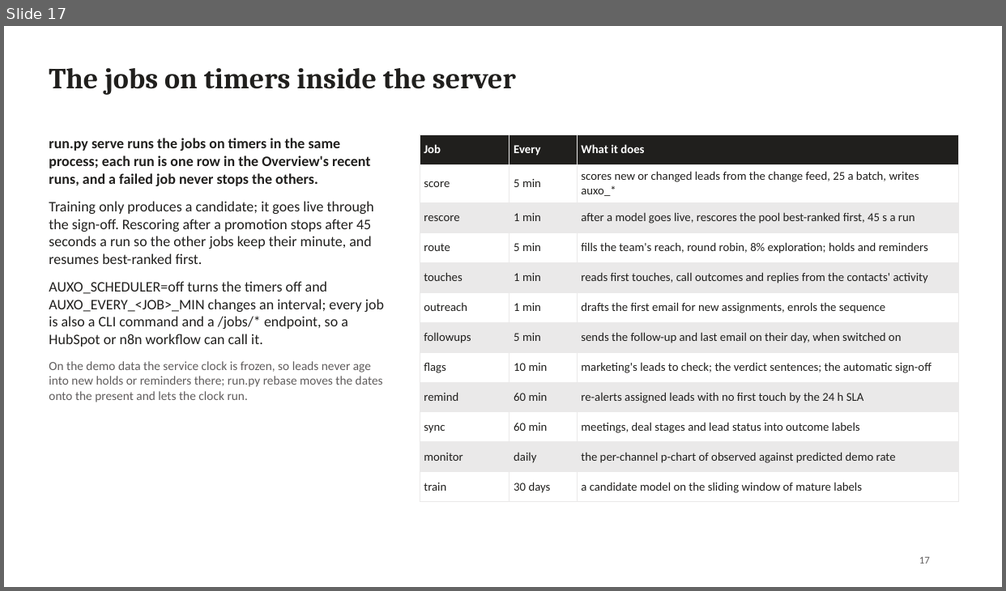
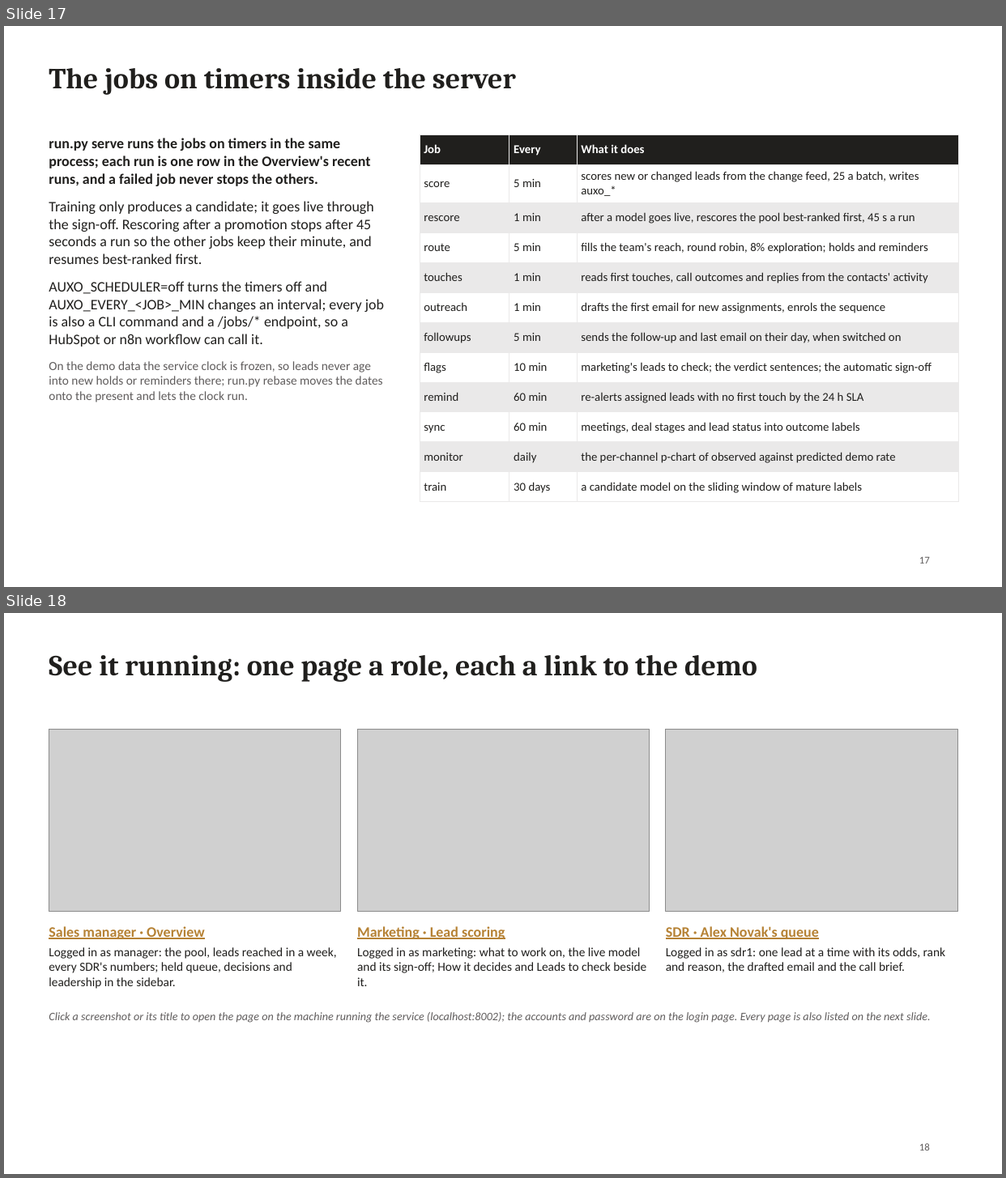
Before and after one commit to Ash1129/AuxoCase, a slide deck: docs/decks/AuxoCase-CTO-technical-walkthrough.pptx. Shown one above the other, each under a label of ours: slide 17 before the commit, slides 17 and 18 after it. The pictures are 1006x591 and 1006x1178 pixels, drawn with LibreOffice and Linux fonts; fonts in the diff are those of the drawing; grey boxes stand for pictures. Boxes give left, top, right and bottom in pixels: in the first picture for what was removed or moved away, otherwise in the second. Text is boxed around its words. In the diff, an @@ line names an element or a change of style, - is before the commit and + after.

```diff
--- a/docs/decks/AuxoCase-CTO-technical-walkthrough.pptx
+++ b/docs/decks/AuxoCase-CTO-technical-walkthrough.pptx
@@ slide 18 added at <box>4,613,1002,1174</box>, background #FFFFFF @@
@@ title added at <box>49,655,757,682</box>, 28 pt, text #201F1D, bold @@
+See it running: one page a role, each a link to the demo
@@ picture added at <box>49,729,341,912</box> @@
@@ picture added at <box>357,729,650,912</box> @@
@@ picture added at <box>666,729,957,912</box> @@
@@ text added at <box>49,926,337,989</box>, 12 pt, text #201F1D @@
+Sales manager · Overview
+Logged in as manager: the pool, leads reached in a week, every SDR's numbers; held queue, decisions and leadership in the sidebar.
@@ text added at <box>357,926,646,986</box>, 12 pt, text #201F1D @@
+Marketing · Lead scoring
+Logged in as marketing: what to work on, the live model and its sign-off; How it decides and Leads to check beside it.
@@ text added at <box>666,926,945,973</box>, 12 pt, text #201F1D @@
+SDR · Alex Novak's queue
+Logged in as sdr1: one lead at a time with its odds, rank and reason, the drafted email and the call brief.
@@ text added at <box>49,1012,931,1023</box>, 11 pt, text #605D5D, italic @@
+Click a screenshot or its title to open the page on the machine running the service (localhost:8002); the accounts and password are on the login page. Every page is also listed on the next slide.
@@ page number added at <box>919,1144,930,1151</box>, 10 pt, text #605D5D @@
+18
```
Also in this commit, not shown: 1 slide changed, 6 other files.
